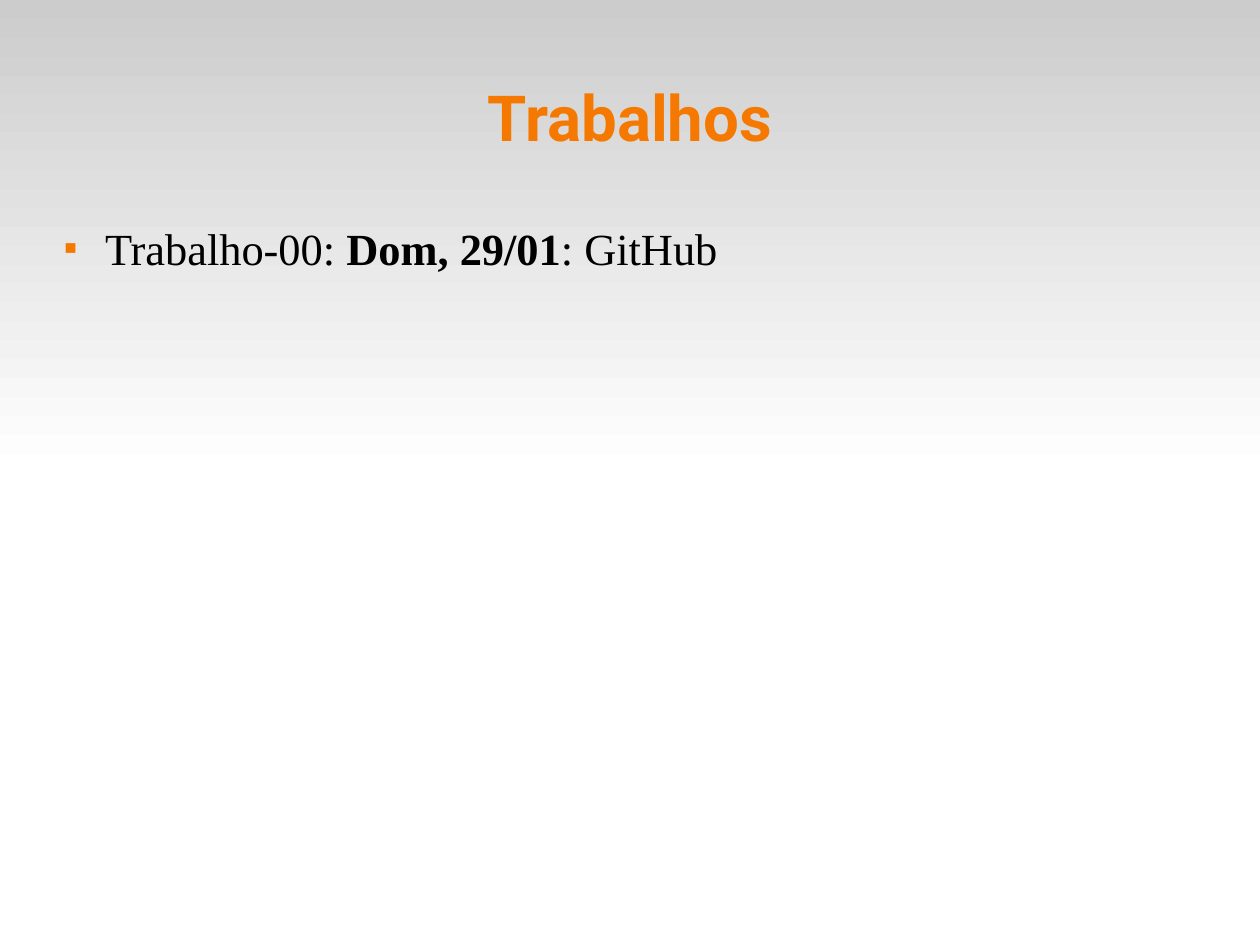
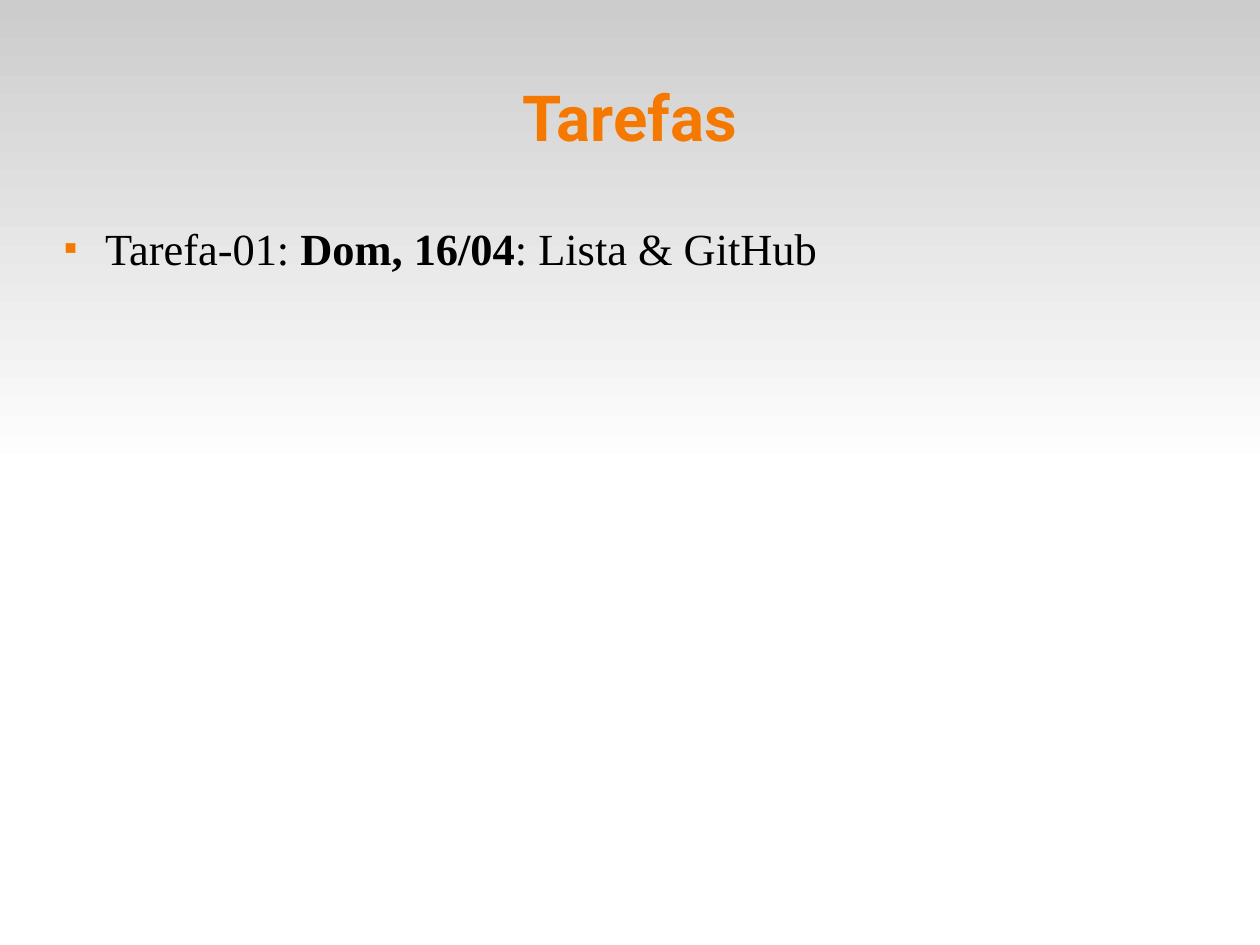
Before and after one commit to fsantanna-uerj/EDL, a slide deck: slide 5 of slides/edl-00.odp (slide 4 before the commit). Drawn at 1260x945 pixels with LibreOffice and Linux fonts; fonts in the diff are those of the drawing. Boxes give left, top, right and bottom in pixels: in the first picture for what was removed or moved away, otherwise in the second. Text is boxed around its words. In the diff, an @@ line names an element or a change of style, - is before the commit and + after.

```diff
--- a/slides/edl-00.odp
+++ b/slides/edl-00.odp
@@ title at [523,92,737,142]: text changed @@
-Trabalhos
+Tarefas
@@ text at [105,233,817,272]: text changed @@
-■ Trabalho-00: Dom, 29/01: GitHub
+■ Tarefa-01: Dom, 16/04: Lista & GitHub
```
Also in this commit, not shown: 12 other slides changed, 1 slide added, 3 slides removed, 3 other files.
